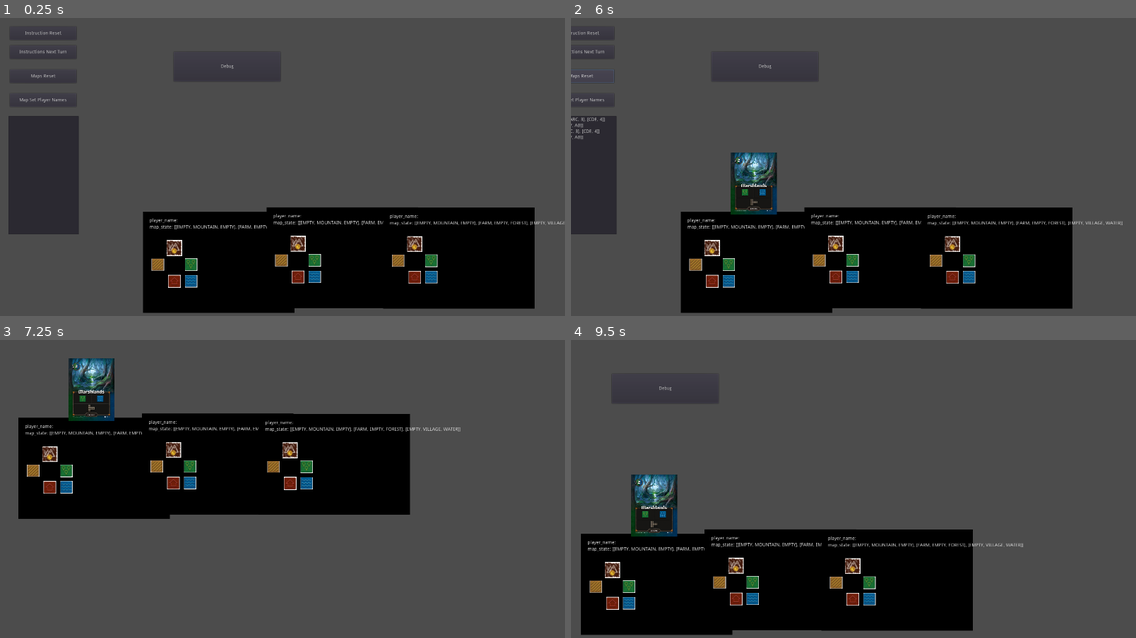
Above: before the commit, frames 1-4 (two rows, left to right).
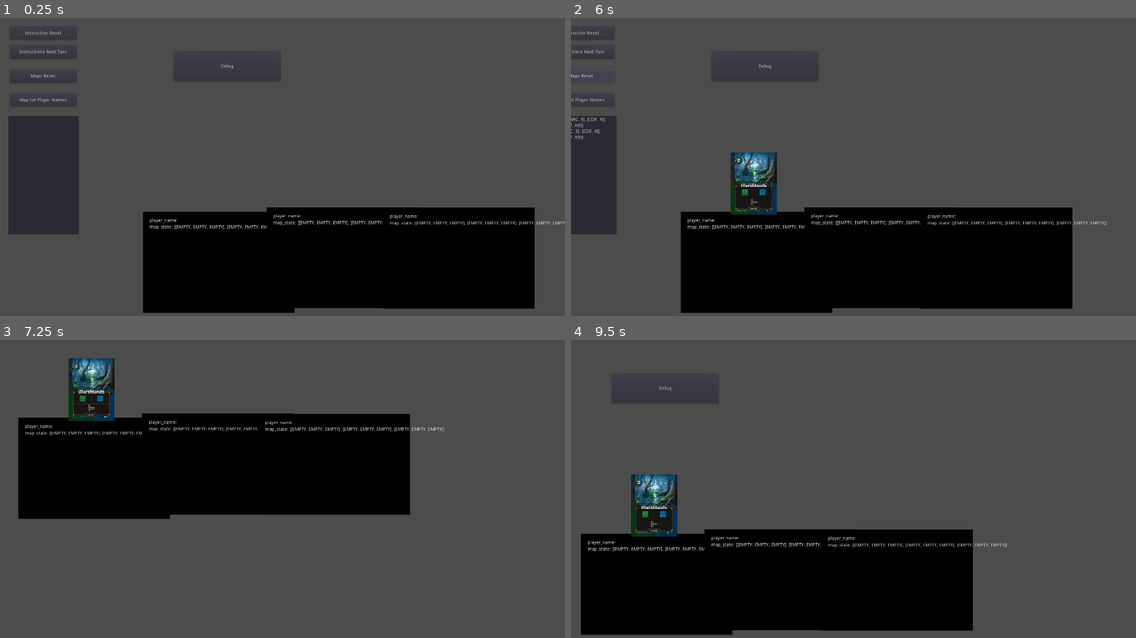
Above: after the commit, the same moments.

Repository: gilde-der-nacht/game-jam-2022
Game: Godot game, scene res://Board.tscn
Same seed, same stepped clock (60 frames per second), same inputs: the game is played once before the commit and once after it.
Inputs (mouse positions are in pixels of both pictures, inside the frame that each line leads up to):
- Up to frame 1 (0.25 s): no input
- Up to frame 2 (6 s): click (616, 175) at 0.52 s; type "12" at 0.6 s; click "Instructions Next Turn" at 1.25 s; click "Instructions Next Turn" at 2 s; click "Map Set Player Names" at 2.75 s; click "Debug" at 3.5 s; click "Instruction Reset" at 4.25 s; click "Maps Reset" at 5 s; hold Right (ui_right) from 5.78 s (still down)
- Up to frame 3 (7.25 s): release Right (ui_right) at 6.53 s; hold Down (ui_down) from 6.53 s (still down)
- Up to frame 4 (9.5 s): release Down (ui_down) at 7.28 s; hold Right (ui_right) 7.28-8.03 s; hold Up (ui_up) 8.03-8.78 s; hold Left (ui_left) from 8.78 s (still down)

The runs differ from the first frame. In frame 1, 2.0% of the frame differs, in the area x 26-100%, y 68-91%; in frame 2, 2.0%; in frame 3, 2.0%; in frame 4, 2.0%, in the area x 3-80%, y 68-91%.

Commit message:
Map: use match instead of if else

Diff:
--- a/Cartographer/Map/Map.gd
+++ b/Cartographer/Map/Map.gd
@@ -3,9 +3,9 @@
 var player_name = ""
 onready var player_name_output = get_node("PlayerName")
 const map_empty_state = [
-	["EMPTY","MOUNTAIN","EMPTY"],
-	["FARM","EMPTY","FOREST"],
-	["EMPTY","VILLAGE","WATER"],
+	["EMPTY","EMPTY","EMPTY"],
+	["EMPTY","EMPTY","EMPTY"],
+	["EMPTY","EMPTY","EMPTY"],
 ]
 var map_state = map_empty_state.duplicate(true)
 onready var map_state_output = get_node("MapState")
@@ -53,15 +53,16 @@
 	var village_img = preload("res://Graphics/Village_Tile.png")
 	var water_img = preload("res://Graphics/Water_Tile.png")
 	var sprite = tile.get_graphic()
-	if state == "MOUNTAIN":
-		sprite.texture = mountain_img
-	elif state == "FARM":
-		sprite.texture = farm_img
-	elif state == "FOREST":
-		sprite.texture = forest_img
-	elif state == "VILLAGE":
-		sprite.texture = village_img
-	elif state == "WATER":
-		sprite.texture = water_img
-	else:
-		sprite.texture = null
+	match state:
+		"MOUNTAIN":
+			sprite.texture = mountain_img
+		"FARM":
+			sprite.texture = farm_img
+		"FOREST":
+			sprite.texture = forest_img
+		"VILLAGE":
+			sprite.texture = village_img
+		"WATER":
+			sprite.texture = water_img
+		_:
+			sprite.texture = null
